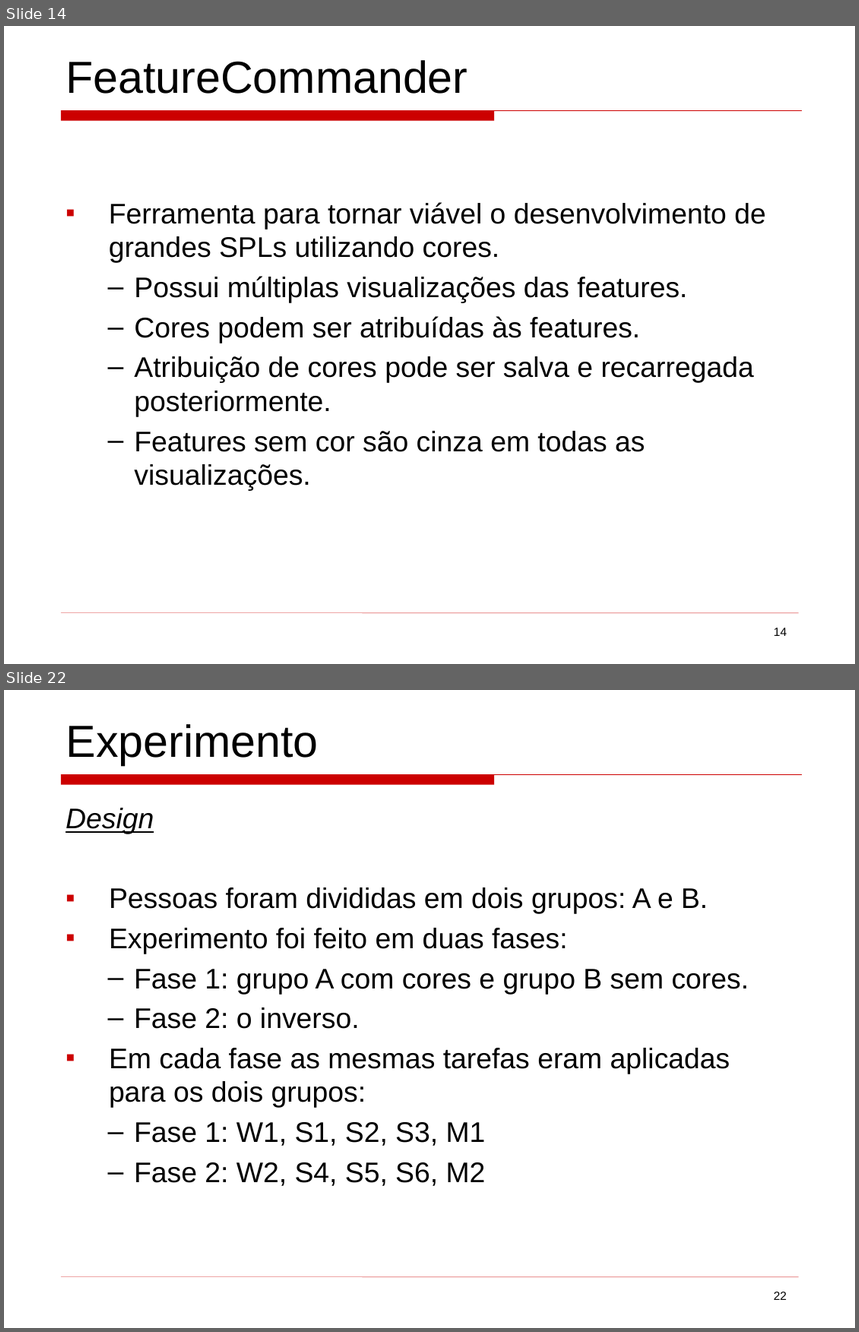
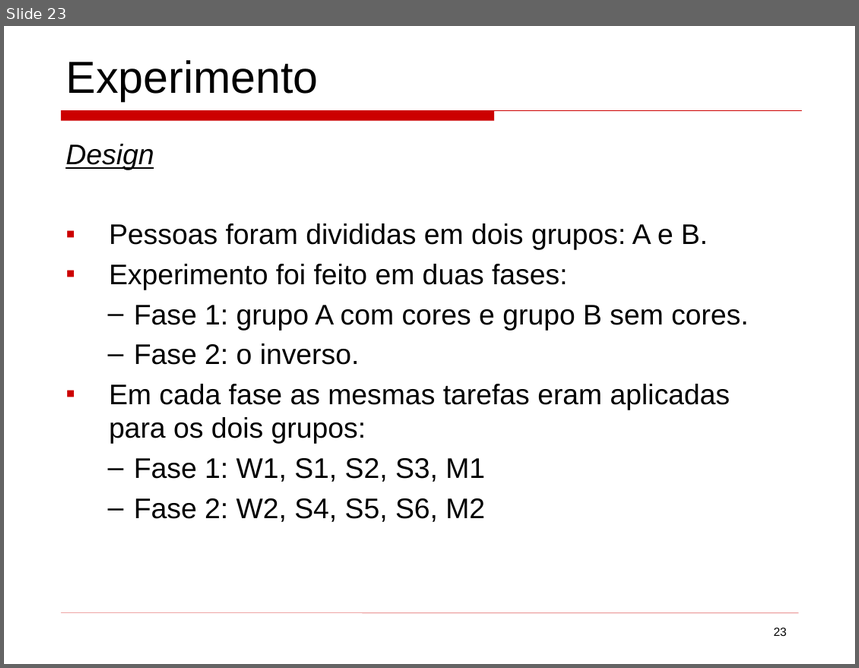
Before and after one commit to mateus51/TPs, a slide deck: ArqSoft/Seminários/background_colors_program_comprehension.ppt. Shown one above the other, each under a label of ours: slides 14 and 22 before the commit, slide 23 after it; the slides between them are not shown. The pictures are 859x1332 and 859x668 pixels, drawn with LibreOffice and Linux fonts; fonts in the diff are those of the drawing. Boxes give left, top, right and bottom in pixels: in the first picture for what was removed or moved away, otherwise in the second. Text is boxed around its words. In the diff, an @@ line names an element or a change of style, - is before the commit and + after.

```diff
--- a/ArqSoft/Seminários/background_colors_program_comprehension.ppt
+++ b/ArqSoft/Seminários/background_colors_program_comprehension.ppt
@@ slide 14 removed at bbox=[4, 26, 855, 664], background #FFFFFF; not listed: 2 template elements that a slide beside it also shows @@
@@ text removed at bbox=[66, 60, 468, 94] @@
-FeatureCommander
@@ text removed at bbox=[109, 202, 766, 491] @@
-▪ Ferramenta para tornar viável o desenvolvimento de grandes SPLs utilizando cores.
-  – Possui múltiplas visualizações das features.
-  – Cores podem ser atribuídas às features.
-  – Atribuição de cores pode ser salva e recarregada posteriormente.
-  – Features sem cor são cinza em todas as visualizações.
@@ page number removed at bbox=[774, 628, 787, 636] @@
-14
@@ what was slide 22 is now slide 23 @@
@@ page number at bbox=[774, 628, 787, 636]: text changed @@
-22
+23
```
Also in this commit, not shown: 20 slides changed, 2 slides added, 3 other files.
